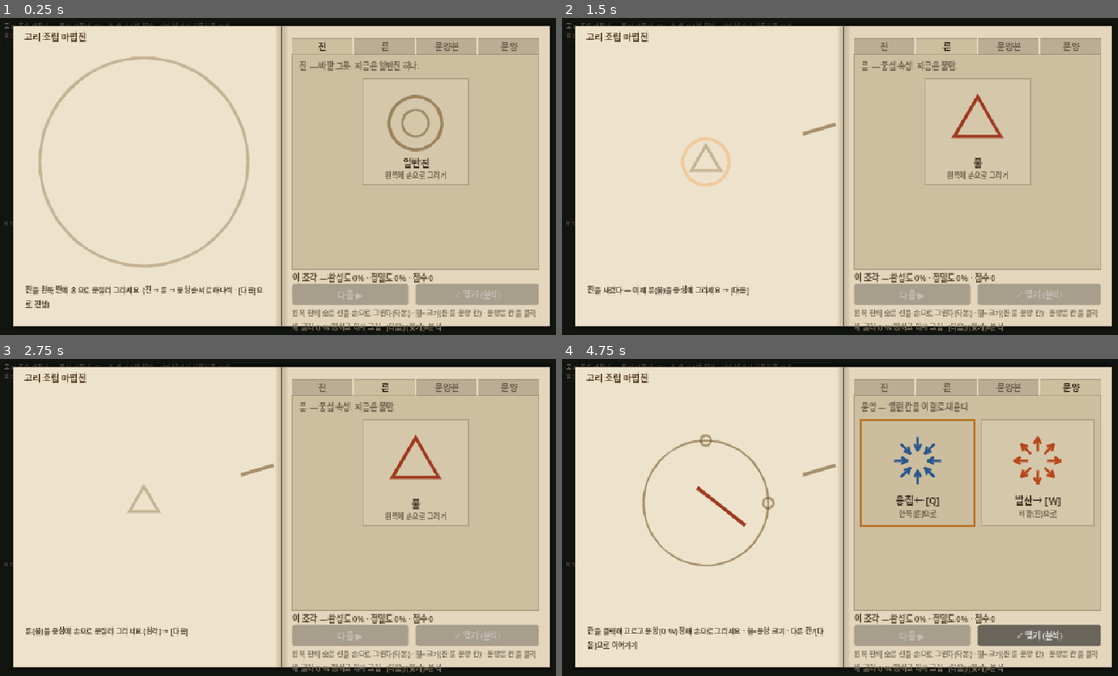
Above: before the commit, frames 1-4 (two rows, left to right).
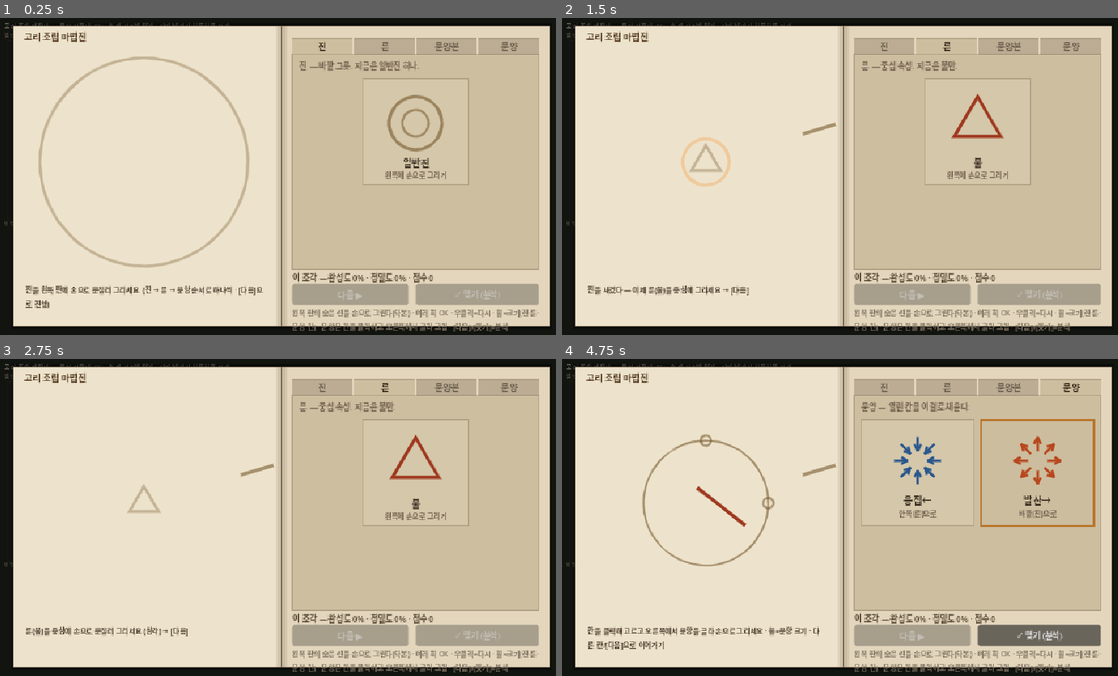
Above: after the commit, the same moments.

Repository: djgnfj-svg/tockbon
Game: Godot game, scene res://tests/test_ring_forge_panel.tscn
The game is run twice, just before and just after one commit, with the same random seed, the same clock (stepped at 60 frames per second) and the same inputs. This scene is started directly instead of the project's main scene.
Inputs (mouse positions are in pixels of both pictures, inside the frame that each line leads up to):
- Up to frame 1 (0.25 s): no input
- Up to frame 2 (1.5 s): tap Enter at 0.5 s; drag from (706, 160) to (901, 106) at 0.52 s; click "다음 ▶" at 1.25 s
- Up to frame 3 (2.75 s): tap Space at 2 s; drag from (417, 495) to (255, 580) at 2.02 s
- Up to frame 4 (4.75 s): tap Enter at 2.75, 4.25 s; move the mouse to (901, 447) at 2.77 s; hold D (move_right) 2.78-3.5 s; tap Keypad Enter at 2.85, 4.55 s; tap Q at 3.05 s; tap Space at 3.5, 4.52 s; drag from (817, 580) to (673, 469) at 3.52 s; move the mouse to (1012, 565) at 4.27 s; hold A (move_left) from 4.28 s (still down); hold E (interact) from 4.28 s (still down)

The runs differ from the first frame. In frame 1, 0.8% of the frame differs, in the area x 52-97%, y 91-99%; in frame 2, 0.8%; in frame 3, 0.8%; in frame 4, 2.9%, in the area x 4-97%, y 18-99%.

Commit message:
fix(drawing): 문양도 마우스로 고른다 — Q·W 키 제거
사용자: *"q w 이런개 아니라 똑같이 마우스로 선택하는걸로해줘"*

🔴 **문양 셀 클릭은 원래도 됐다** (ring_book이 glyph_selected를 쏘고 있었다).
문제는 UI가 키보드를 시키는 것처럼 보인 것이다: 셀에 "응집← **[Q]**"라 적혀 있고
안내문도 "문양(Q·W) 정해"였다. 진·룬·문양본은 전부 오른쪽 셀을 클릭해 고르는데
**문양만 키를 광고해** 조작이 두 갈래로 갈려 있었다.

- KEY_Q/KEY_W 핸들러 제거 (Enter=[다음]은 남는다)
- 셀 라벨에서 "[Q]"·"[W]" 제거 · 안내문 3곳(패널·씬 힌트)에서 Q·W 제거
- 🔴 죽은 것들을 **남기지 않는다**: `RingBoard.GLYPH_KEYS` 삭제 · `_glyph_rows`의 `key` 필드
  삭제 · `GlyphDef.key_hint`는 폐기 표시(구 .tres 호환으로 필드만, 기본값 ""). 죽은 채
  남겨 두면 다음 세션이 "키가 있나 보다" 하고 되살린다

■ 검증: 전 스위트 그린 (SCRIPT ERROR 0) · 🔴 에디터 스샷 — 셀이 "응집←"/"발산→"만
남고 [Q]·[W]가 사라졌다 · 안내문 "오른쪽에서 문양을 골라"

Co-Authored-By: Claude Opus 4.8 (1M context) <noreply@anthropic.com>
Claude-Session: https://claude.ai/code/session_01UrY52NF89pNUFXM3zg57yr

Diff:
--- a/src/core/schemas/glyph_def.gd
+++ b/src/core/schemas/glyph_def.gd
@@ -12,8 +12,10 @@
 @export var display_name: String = "발산→"
 ## 발사 계약 코드 (RingBoard.G_* 와 같은 값). 0=응집, 1=발산.
 @export var code: int = 1
-## 키 힌트 (책 셀·안내). 예: "Q"/"W".
-@export var key_hint: String = "W"
+## ⚠ **폐기 — 미사용** (세션 25). 문양은 오른쪽 셀을 **클릭해서** 고른다: 고르기 키가 없으니
+## 힌트도 없다 (사용자: "q w 이런게 아니라 똑같이 마우스로 선택하는걸로해줘").
+## 기존 .tres 호환을 위해 필드만 남긴다 — **새 코드에서 읽지 말 것**.
+@export var key_hint: String = ""
 ## 화살표 방향: true=안쪽(룬)으로(응집) · false=바깥(진)으로(발산).
 @export var inward: bool = false
 ## 조립 보드·책에서 문양을 그리는 색.
--- a/src/drawing/ring_board.gd
+++ b/src/drawing/ring_board.gd
@@ -33,7 +33,9 @@
 const G_GATHER := Enums.GlyphCode.GATHER    # 응집 ← — 안쪽(룬) 방향 화살표
 const G_RADIATE := Enums.GlyphCode.RADIATE  # 발산 → — 바깥(진) 방향 화살표
 const GLYPH_NAMES := ["응집←", "발산→"]
-const GLYPH_KEYS := ["Q", "W"]
+## ⚠ **`GLYPH_KEYS`는 지웠다** (세션 25). 문양은 오른쪽 셀을 **클릭해서** 고른다 —
+## 진·룬·문양본이 전부 클릭인데 문양만 키(Q·W)를 광고했다 (사용자: "q w 이런게 아니라
+## 똑같이 마우스로 선택하는걸로해줘"). 죽은 상수를 남기면 다음 세션이 키를 되살린다.
 
 # ── 색 (먹·양피지 톤) ──
 const RING_LINE := Color(0.42, 0.30, 0.12, 0.55)
--- a/src/drawing/ring_book.gd
+++ b/src/drawing/ring_book.gd
@@ -82,15 +82,16 @@
 
 ## 문양 셀 행 — 주입된 def, 없으면 RingBoard const로 폴백. 통일 딕셔너리로 반환.
 func _glyph_rows() -> Array:
+	# 🔴 `key`(키 힌트)는 여기 없다 — 세션 25에 문양 고르기가 **마우스 클릭 전용**이 됐다.
 	var rows: Array = []
 	if _glyph_defs.is_empty():
 		for g in RingBoard.GLYPH_NAMES.size():
-			rows.append({"name": RingBoard.GLYPH_NAMES[g], "key": RingBoard.GLYPH_KEYS[g],
+			rows.append({"name": RingBoard.GLYPH_NAMES[g],
 				"desc": GLYPH_DESC[g], "color": RingBoard.GLYPH_COLORS[g],
 				"inward": g == RingBoard.G_GATHER, "code": g})
 	else:
 		for d in _glyph_defs:
-			rows.append({"name": d.display_name, "key": d.key_hint, "desc": d.desc,
+			rows.append({"name": d.display_name, "desc": d.desc,
 				"color": d.ui_color, "inward": d.inward, "code": d.code})
 	return rows
 
@@ -256,8 +257,10 @@
 		draw_rect(r, CELL_SEL_BG if sel else CELL_BG, true)
 		draw_rect(r, SEL_EDGE if sel else CELL_LINE, false, 2.0 if sel else 1.0)
 		_draw_glyph_icon(r.get_center() + Vector2(0, -14.0), 26.0, row.color, bool(row.inward))
+		# 🔴 키 힌트("[Q]")를 뗐다 (세션 25) — 문양도 **셀을 클릭해서** 고른다.
+		# 진·룬·문양본이 전부 클릭인데 문양만 키를 광고하고 있었다 (클릭도 됐는데 몰랐다).
 		_text_center(font, r.position + Vector2(cw * 0.5, ch - 30.0),
-			"%s [%s]" % [String(row.name), String(row.key)], NAME_COLOR, 11)
+			String(row.name), NAME_COLOR, 11)
 		_text_center(font, r.position + Vector2(cw * 0.5, ch - 15.0), String(row.desc), DESC_COLOR, 8)
 
 
--- a/src/drawing/ring_forge_panel.gd
+++ b/src/drawing/ring_forge_panel.gd
@@ -199,16 +199,13 @@
 	var k := event as InputEventKey
 	if k == null or not k.pressed or k.echo:
 		return
-	# 🔴 확정은 손으로 문질러 그리고 **[다음]**(또는 Enter)으로 잠근다. Q·W = 문양 고르기.
+	# 🔴 확정은 손으로 문질러 그리고 **[다음]**(또는 Enter)으로 잠근다.
+	# ⚠ **문양 고르기 키(Q·W)는 없다** (세션 25, 사용자: "q w 이런게 아니라 똑같이 마우스로
+	# 선택하는걸로해줘"). 진·룬·문양본이 전부 오른쪽 셀을 클릭해서 고르는데 문양만 키였다 —
+	# 셀 클릭은 그때도 됐지만 UI가 "[Q]"라 적어 놔 키보드를 시키는 것처럼 보였다.
 	match k.keycode:
 		KEY_ENTER, KEY_KP_ENTER:
 			_on_next()
-			get_viewport().set_input_as_handled()
-		KEY_Q:
-			_select_glyph(RingBoard.G_GATHER)
-			get_viewport().set_input_as_handled()
-		KEY_W:
-			_select_glyph(RingBoard.G_RADIATE)
 			get_viewport().set_input_as_handled()
 
 
@@ -255,7 +252,7 @@
 		_set_say("룬(불)을 중심에 손으로 문질러 그리세요 (삼각) → [다음]", false)
 
 
-## 🔴 문양 **고르기** (Q·W 또는 문양 셀). 얹기는 왼쪽 판에 손으로 문지른다 — 칸마다.
+## 🔴 문양 **고르기** (오른쪽 문양 셀 클릭). 얹기는 왼쪽 판에 손으로 문지른다 — 칸마다.
 func _select_glyph(glyph: int) -> void:
 	_active_glyph = glyph
 	_board.set_active_glyph(glyph)
@@ -298,7 +295,7 @@
 		_picking_template = false
 		_book.go_stage(RingBook.TAB_GLYPH, true, true)
 		_book.sync_state(_template_idx, _active_glyph)
-		_set_say("칸을 클릭해 고르고 문양(Q·W) 정해 손으로 그리세요 · 휠=문양 크기 · 다른 칸/[다음]으로 이어가기", false)
+		_set_say("칸을 클릭해 고르고 오른쪽에서 문양을 골라 손으로 그리세요 · 휠=문양 크기 · 다른 칸/[다음]으로 이어가기", false)
 		_update_score()
 		_refresh_buttons()
 		return
--- a/src/drawing/ring_forge_panel.tscn
+++ b/src/drawing/ring_forge_panel.tscn
@@ -138,7 +138,7 @@
 mouse_filter = 2
 theme_override_colors/font_color = Color(0.5, 0.45, 0.38, 1)
 theme_override_font_sizes/font_size = 8
-text = "왼쪽 판의 숨은 선을 손으로 그린다(탁본) · 휠=크기(진·룬·문양 칸) · 문양은 칸을 클릭해 골라 Q·W 정하고 다시 그림 · [다음]/[맺기]=분석"
+text = "왼쪽 판의 숨은 선을 손으로 그린다(탁본) · 여러 획 OK · 우클릭=다시 · 휠=크기(진·룬·문양 칸) · 문양은 칸을 클릭하고 오른쪽에서 골라 그림 · [다음]/[맺기]=분석"
 autowrap_mode = 3
 
 [node name="Report" type="Control" parent="Stage/Spread"]
